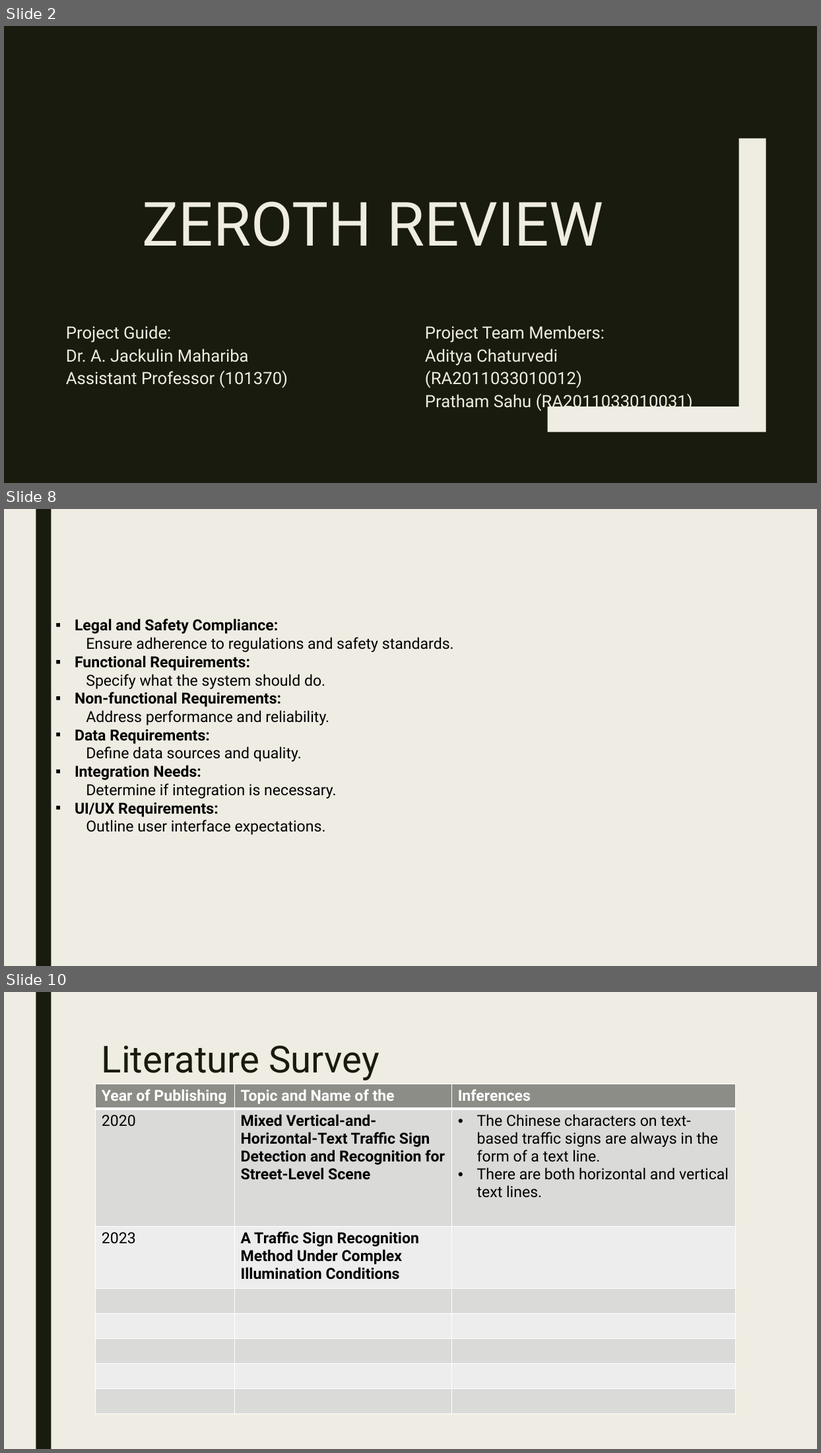
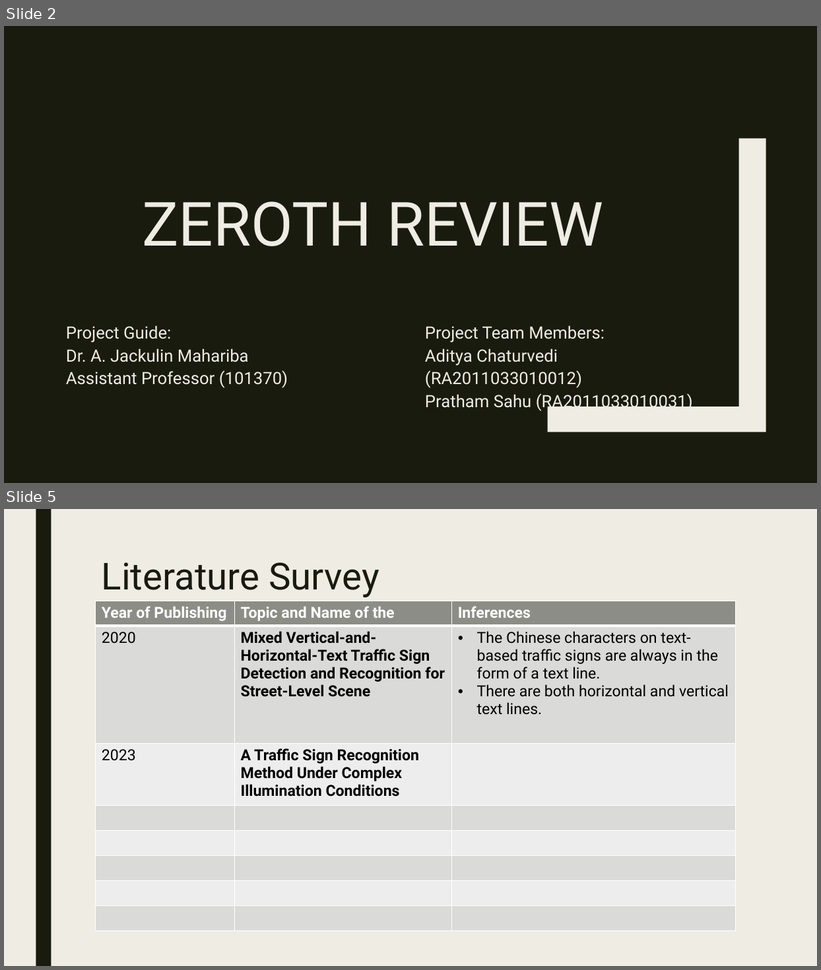
Before and after one commit to ADITYAz2002/Minor-Project, a slide deck: Zeroth Review 2.pptx. Shown one above the other, each under a label of ours: slides 2, 8 and 10 before the commit, slides 2 and 5 after it; the slides between them are not shown. The pictures are 821x1453 and 821x970 pixels, drawn with LibreOffice and Linux fonts; fonts in the diff are those of the drawing. Boxes give left, top, right and bottom in pixels: in the first picture for what was removed or moved away, otherwise in the second. Text is boxed around its words. In the diff, an @@ line names an element or a change of style, - is before the commit and + after.

```diff
--- a/Zeroth Review 2.pptx
+++ b/Zeroth Review 2.pptx
@@ slide 8 removed at <box>4,509,817,966</box>, background #EFEDE3; not listed: 1 template element that a slide beside it also shows @@
@@ text removed at <box>75,619,454,835</box> @@
-▪ Legal and Safety Compliance:
-  Ensure adherence to regulations and safety standards.
-▪ Functional Requirements:
-  Specify what the system should do.
-▪ Non-functional Requirements:
-  Address performance and reliability.
-▪ Data Requirements:
-  Define data sources and quality.
-▪ Integration Needs:
-  Determine if integration is necessary.
-▪ UI/UX Requirements:
-  Outline user interface expectations.
@@ what was slide 10 is now slide 5 @@
```
Also in this commit, not shown: 5 slides changed, 3 slides added, 5 other slides removed, 15 other files.
